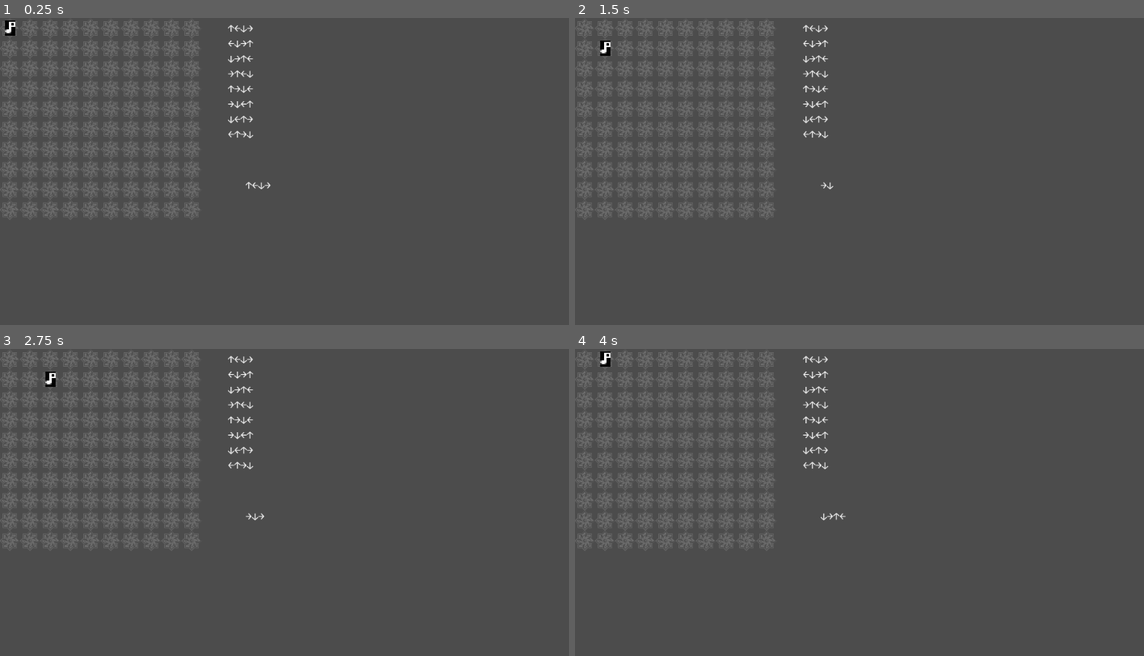
Above: before the commit, frames 1-4 (two rows, left to right).
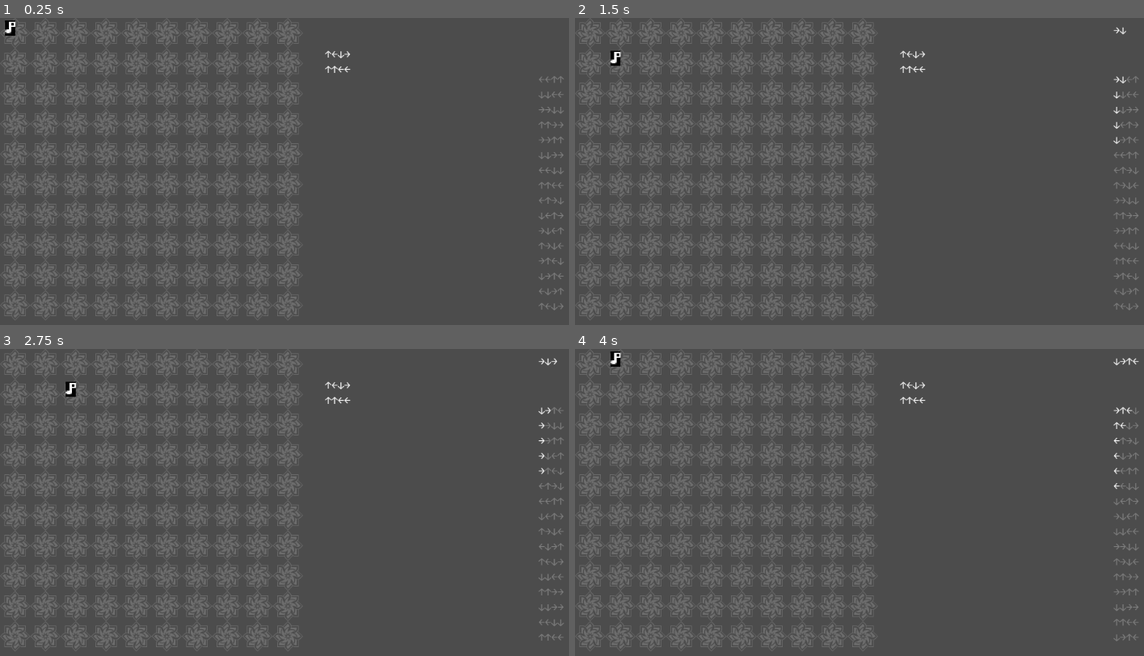
Above: after the commit, the same moments.

Repository: redxaxder/7DRL2023
Game: Godot game, scene res://testbed.tscn
Same seed, same stepped clock (60 frames per second), same inputs: the game is played once before the commit and once after it. The project has no main scene, so this scene is started directly.
Inputs:
- Up to frame 1 (0.25 s): no input
- Up to frame 2 (1.5 s): tap Enter at 0.5 s; hold D (right) 0.53-1.28 s; tap Space at 1.25 s; hold S (down) from 1.28 s (still down)
- Up to frame 3 (2.75 s): tap Enter at 2 s; release S (down) at 2.03 s; hold D (right) from 2.03 s (still down)
- Up to frame 4 (4 s): tap Space at 2.75 s; release D (right) at 2.78 s; hold W (up) 2.78-3.53 s; tap Enter at 3.5 s; hold A (left) from 3.53 s (still down)

The runs differ from the first frame. In frame 1, 10% of the frame differs, in the area x 0-100%, y 0-98%; in frame 2, 10%; in frame 3, 10%; in frame 4, 10%.

Commit message:
dance assistant

Diff:
--- a/core/dihedral.gd
+++ b/core/dihedral.gd
@@ -14,21 +14,16 @@
 	var rot = g & 3
 	var flip = g & 4
 	var result = (dir + rot) & 3
-	if g == G.R:
-		pass
 	if flip > 0  && (result & 1) > 0:
 		# up (0x00) & down (0x10) left: constant
 		# left (0x01) <-> right (0x11): swap
 		result = result ^ 2
-	if g == G.R:
-		pass
 	return result
 
 static func act_steps(g: int, steps) -> PoolByteArray:
 	var result = PoolByteArray()
 	for dir in steps:
 		result.append(act_dir(g, dir))
-	prints(Core.steps_to_string(steps), "-", name(g), "->", Core.steps_to_string(result))
 	return result
 
 static func orbit(steps) -> Array:
--- a/core/lib.gd
+++ b/core/lib.gd
@@ -11,3 +11,24 @@
 	for step in steps:
 		out += Dir.arrow(step)
 	return out
+
+# this calculates the size of the maximum suffix of history
+# which is a prefix of goal
+static func steps_completed(history, goal) -> int:
+	var n = history.size()
+	var m = goal.size()
+	for x in range(m, 0, -1):
+		# example:
+		#   history: ABCDEFG      n = 7
+		#   goal:        EFGH     m = 4
+		#                         shift = 4
+		var shift = n - x
+		if shift < 0: continue
+		var mismatch: bool = false
+		for i in range(x):
+			if history[i+shift] != goal[i]:
+				mismatch = true
+				break
+		if !mismatch:
+			return x
+	return 0
--- a/core/state.gd
+++ b/core/state.gd
@@ -8,7 +8,7 @@
 export var room_height: int = 10
 
 var dancers: Array = []
-var current_dances: Array = [ PoolByteArray([0,1,2,3]) ]
+var current_dances: Array = [ PoolByteArray([0,1,2,3]), PoolByteArray([0,0,1,1]) ]
 
 const player_id: int = 0 # player is always added to the array first!
 
--- a/testbed.gd
+++ b/testbed.gd
@@ -3,10 +3,13 @@
 var gamestate: GameState = Core.new_game()
 
 const Dirstring = preload("res://ui/dirstring.tscn")
+const HDirstring = preload("res://ui/highlighted_dirstring.tscn")
 
 onready var dance_floor = $dance/dance_floor
 onready var player_history = $step_history
 onready var current_dances = $current_dances
+onready var dance_match = $dance_match
+
 var glyphs: Array = []
 
 func _ready():
@@ -17,6 +20,7 @@
 		glyphs.append(g)
 		dance_floor.add_child(g)
 	set_current_dances(gamestate.current_dances)
+	update_match()
 
 func _unhandled_input(event):
 	var dir: int = -1
@@ -33,13 +37,13 @@
 		gamestate.try_move_player(dir)
 
 
-
 func _on_character_moved(moved_to: Vector2, character: Dancer):
 	glyphs[character.id].position = dancer_screen_pos(moved_to)
 	if character.id == gamestate.player_id:
-		$step_history.steps = character.recent_moves
+		player_history.steps = character.recent_moves
+		update_match()
 
-const tile_size = Vector2(32,32)
+const tile_size = Vector2(48,48)
 func dancer_screen_pos(game_coord: Vector2) -> Vector2:
 	return game_coord * tile_size
 
@@ -49,13 +53,41 @@
 	g.index = 13
 	return g
 
+var dance_orbit: Array = []
 func set_current_dances(dances: Array):
+	dance_orbit = []
 	for c in current_dances.get_children():
 		c.queue_free()
 	for dance in dances:
+		var dirstring = Dirstring.instance()
+		dirstring.steps = Array(dance)
+		current_dances.add_child(dirstring)
 		var orbit = D8.orbit(dance)
-		for steps in orbit:
-			var dirstring = Dirstring.instance()
-			dirstring.steps = Array(steps)
-			print(Core.steps_to_string(steps))
-			current_dances.add_child(dirstring)
+		for g in orbit.size():
+			var steps = orbit[g]
+			var hds = HDirstring.instance()
+			hds.steps = Array(steps)
+			hds.sortkey1 = dance
+			hds.sortkey2 = g
+			dance_match.add_child(hds)
+
+func update_match():
+	for c in dance_match.get_children():
+		c.progress = Core.steps_completed(player_history.steps, c.steps)
+		if c.progress == 4:
+			c.progress = 0
+	var children = dance_match.get_children()
+	children.sort_custom(self,"custom_sort_matches")
+	for i in children.size():
+		dance_match.move_child(children[i], i)
+
+func custom_sort_matches(l: Node, r: Node) -> bool:
+	if l.progress > r.progress:
+		return true
+	elif r.progress > l.progress:
+		return false
+	if l.sortkey1 > r.sortkey1:
+		return true
+	elif r.sortkey1 > l.sortkey1:
+		return false
+	return l.sortkey2 > r.sortkey2
--- a/testbed.tscn
+++ b/testbed.tscn
@@ -9,8 +9,8 @@
 script = ExtResource( 3 )
 
 [node name="dance" type="Control" parent="."]
-margin_right = 320.0
-margin_bottom = 320.0
+margin_right = 480.0
+margin_bottom = 480.0
 
 [node name="dance_floor_background" type="GridContainer" parent="dance"]
 modulate = Color( 1, 1, 1, 0.184314 )
@@ -28,15 +28,24 @@
 anchor_bottom = 1.0
 margin_left = 16.0
 margin_top = 16.0
-margin_right = 16.0
-margin_bottom = 16.0
+margin_right = 176.0
+margin_bottom = 176.0
 
 [node name="step_history" parent="." instance=ExtResource( 2 )]
-margin_top = 246.0
-margin_bottom = 286.0
+margin_left = 853.0
+margin_top = 0.0
+margin_right = 893.0
+margin_bottom = 40.0
+steps = [  ]
 
 [node name="current_dances" type="VBoxContainer" parent="."]
-margin_left = 361.0
-margin_top = 7.0
-margin_right = 401.0
-margin_bottom = 47.0
+margin_left = 515.0
+margin_top = 48.0
+margin_right = 555.0
+margin_bottom = 88.0
+
+[node name="dance_match" type="VBoxContainer" parent="."]
+margin_left = 853.0
+margin_top = 88.0
+margin_right = 893.0
+margin_bottom = 128.0
--- a/ui/floor_tile.tres
+++ b/ui/floor_tile.tres
@@ -3,7 +3,7 @@
 [ext_resource path="res://resources/SeamlessPatternIcons.ttf" type="DynamicFontData" id=1]
 
 [sub_resource type="DynamicFont" id=1]
-size = 32
+size = 48
 font_data = ExtResource( 1 )
 
 [resource]
--- a/ui/floor_tile.tscn
+++ b/ui/floor_tile.tscn
@@ -5,7 +5,7 @@
 [node name="Tile" type="Control"]
 margin_right = 32.0
 margin_bottom = 32.0
-rect_min_size = Vector2( 32, 32 )
+rect_min_size = Vector2( 48, 48 )
 script = ExtResource( 1 )
 
 [node name="HBoxContainer" type="HBoxContainer" parent="."]
@@ -14,7 +14,7 @@
 alignment = 1
 
 [node name="Label" type="Label" parent="HBoxContainer"]
-margin_left = 11.0
-margin_top = 9.0
-margin_right = 20.0
-margin_bottom = 23.0
+margin_left = 24.0
+margin_top = 17.0
+margin_right = 24.0
+margin_bottom = 31.0
--- a/ui/highlighted_dirstring.gd
+++ b/ui/highlighted_dirstring.gd
@@ -9,6 +9,9 @@
 
 onready var part1 = $dirstring1
 onready var part2 = $dirstring2
+
+var sortkey1
+var sortkey2
 
 func _ready():
 	_refresh()
Not shown, changed: plans.md
